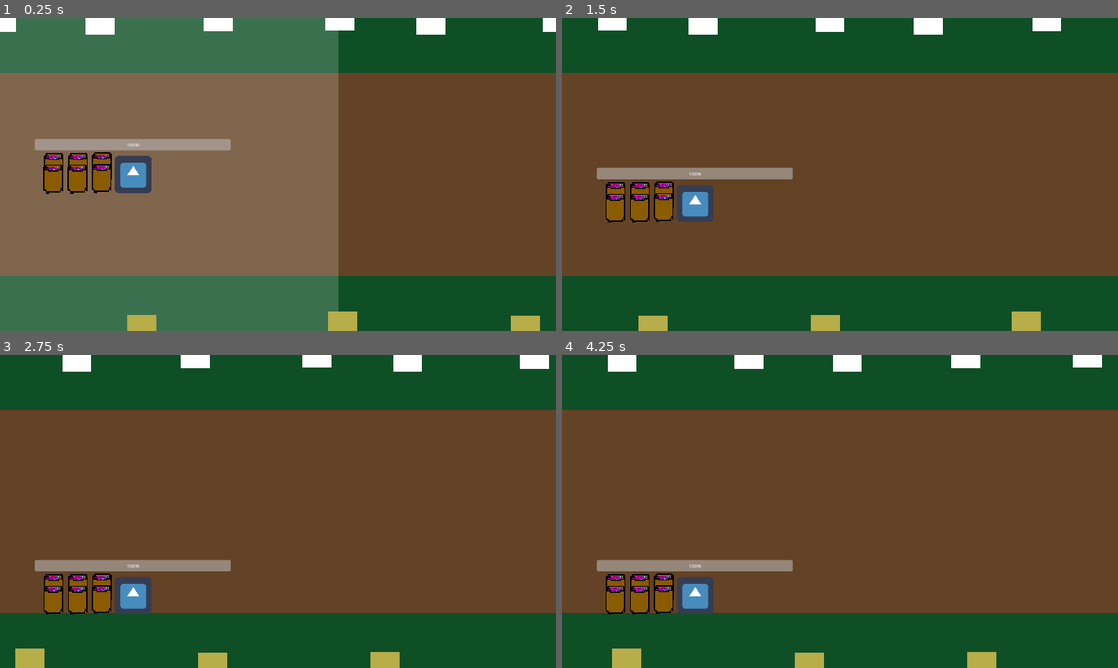
Above: before the commit, frames 1-4 (two rows, left to right).
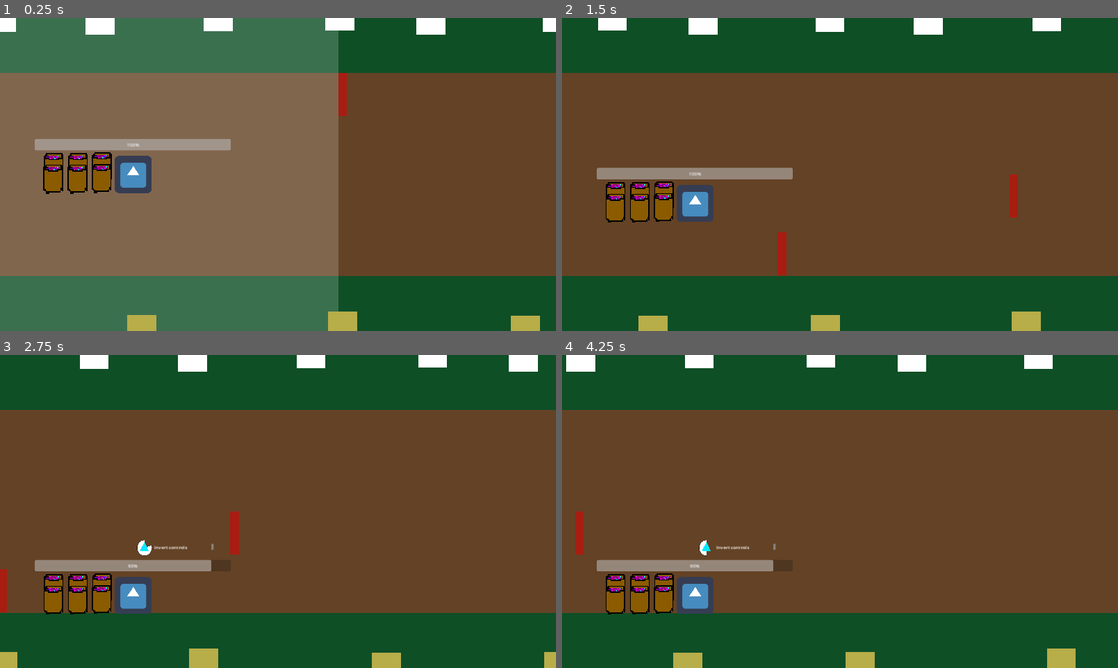
Above: after the commit, the same moments.

Repository: hsandt/ld53
Game: Godot game, scene res://scenes/first_scene.tscn
Two runs of this game, one before a commit and one after it. Both use one fixed random seed, a clock stepped at 60 frames per second and the inputs below. The engine's default icon, where the game draws it, is replaced by a stand-in: a white triangle on a blue panel in a dark square.
Inputs (mouse positions are in pixels of both pictures, inside the frame that each line leads up to):
- Up to frame 1 (0.25 s): no input
- Up to frame 2 (1.5 s): tap Enter (ui_accept) at 0.5, 0.77 s; move the mouse to (962, 158) at 0.52 s; hold Right (ui_right) 0.53-1.28 s; hold M (app_next_resolution) 0.53-1.28 s; click (962, 158) at 0.67 s; move the mouse to (728, 190) at 1.27 s; hold S (down) from 1.28 s (still down); tap N (app_prev_resolution) at 1.35 s
- Up to frame 3 (2.75 s): tap Enter (ui_accept) at 1.52 s; move the mouse to (333, 442) at 2.02 s; release S (down) at 2.03 s; hold Right (ui_right) from 2.03 s (still down); hold M (app_next_resolution) from 2.03 s (still down)
- Up to frame 4 (4.25 s): move the mouse to (812, 574) at 2.77 s; release Right (ui_right) at 2.78 s; release M (app_next_resolution) at 2.78 s; hold Up (ui_up) 2.78-3.53 s; tap N (app_prev_resolution) at 2.85 s; click (812, 574) at 2.92 s; tap Enter (ui_accept) at 3.02, 3.77 s; move the mouse to (1006, 558) at 3.52 s; hold Left (ui_left) from 3.53 s (still down); hold M (app_next_resolution) from 3.53 s (still down)

The runs differ from the first frame. In frame 1, 0.2% of the frame differs, in the area x 60-63%, y 17-32%; in frame 2, 0.4%; in frame 3, 2.7%; in frame 4, 4.6%, in the area x 0-98%, y 0-100%.

Commit message:
[Level Design] part 1/3

Diff:
--- a/prefabs/ingame/level_blocks/1) easy/e_1_1_var.tscn
+++ b/prefabs/ingame/level_blocks/1) easy/e_1_1_var.tscn
@@ -9,4 +9,4 @@
 position = Vector2(0, -400)
 
 [node name="obstacle_small2" parent="." instance=ExtResource("1_bi7kj")]
-position = Vector2(800, -200)
+position = Vector2(850, -200)
--- /dev/null
+++ b/prefabs/ingame/level_blocks/1) easy/e_2_1_var.tscn
@@ -0,0 +1,11 @@
+[gd_scene load_steps=3 format=3 uid="uid://ci874aejm7k0d"]
+
+[ext_resource type="PackedScene" uid="uid://b4r6q2xh20e8w" path="res://prefabs/ingame/obstacle_small.tscn" id="1_4mtdb"]
+[ext_resource type="PackedScene" uid="uid://clbkj8klm4my3" path="res://prefabs/ingame/obstacle_big.tscn" id="2_jtu6o"]
+
+[node name="E2_1_VAR" type="Area2D"]
+
+[node name="obstacle_small" parent="." instance=ExtResource("1_4mtdb")]
+position = Vector2(0, 0)
+
+[node name="obstacle_big" parent="." instance=ExtResource("2_jtu6o")]
--- /dev/null
+++ b/prefabs/ingame/level_blocks/1) easy/e_2_2_var.tscn
@@ -0,0 +1,11 @@
+[gd_scene load_steps=2 format=3 uid="uid://cun8a07itx3u0"]
+
+[ext_resource type="PackedScene" uid="uid://b4r6q2xh20e8w" path="res://prefabs/ingame/obstacle_small.tscn" id="1_q2mp1"]
+
+[node name="E2_2_VAR" type="Area2D"]
+
+[node name="obstacle_small" parent="." instance=ExtResource("1_q2mp1")]
+position = Vector2(0, 0)
+
+[node name="obstacle_small2" parent="." instance=ExtResource("1_q2mp1")]
+position = Vector2(750, 100)
--- a/prefabs/ingame/level_blocks/2) medium/m_2_1.tscn
+++ b/prefabs/ingame/level_blocks/2) medium/m_2_1.tscn
@@ -8,4 +8,4 @@
 position = Vector2(0, 0)
 
 [node name="obstacle_medium2" parent="." instance=ExtResource("1_cvp61")]
-position = Vector2(385, -150)
+position = Vector2(850, -150)
--- a/prefabs/ingame/level_blocks/2) medium/m_2_2.tscn
+++ b/prefabs/ingame/level_blocks/2) medium/m_2_2.tscn
@@ -8,4 +8,4 @@
 position = Vector2(0, 0)
 
 [node name="obstacle_medium2" parent="." instance=ExtResource("1_n6gxs")]
-position = Vector2(320, -150)
+position = Vector2(800, -150)
--- /dev/null
+++ b/prefabs/ingame/level_blocks/2) medium/m_2_2_var.tscn
@@ -0,0 +1,11 @@
+[gd_scene load_steps=2 format=3 uid="uid://bnu83ry4mx0jt"]
+
+[ext_resource type="PackedScene" uid="uid://ybj4svsavf4f" path="res://prefabs/ingame/obstacle_medium.tscn" id="1_v5ua2"]
+
+[node name="M2_2" type="Area2D"]
+
+[node name="obstacle_medium" parent="." instance=ExtResource("1_v5ua2")]
+position = Vector2(0, 0)
+
+[node name="obstacle_medium2" parent="." instance=ExtResource("1_v5ua2")]
+position = Vector2(800, 150)
--- a/prefabs/ingame/level_blocks/2) medium/m_2_3.tscn
+++ b/prefabs/ingame/level_blocks/2) medium/m_2_3.tscn
@@ -8,4 +8,4 @@
 position = Vector2(0, 0)
 
 [node name="obstacle_medium2" parent="." instance=ExtResource("1_kbt1o")]
-position = Vector2(255, -150)
+position = Vector2(750, -150)
--- a/prefabs/ingame/map_1.tscn
+++ b/prefabs/ingame/map_1.tscn
@@ -1,9 +1,27 @@
-[gd_scene load_steps=5 format=3 uid="uid://dcqumcm4vc2x"]
+[gd_scene load_steps=23 format=3 uid="uid://dcqumcm4vc2x"]
 
 [ext_resource type="PackedScene" uid="uid://exsj7aotf4aj" path="res://prefabs/ingame/map_base.tscn" id="1_p1joc"]
 [ext_resource type="PackedScene" uid="uid://clbkj8klm4my3" path="res://prefabs/ingame/obstacle_big.tscn" id="2_dcore"]
 [ext_resource type="PackedScene" uid="uid://b4r6q2xh20e8w" path="res://prefabs/ingame/obstacle_small.tscn" id="4_5y8ev"]
 [ext_resource type="Texture2D" uid="uid://d0vvv3dcec8mu" path="res://sprites/white_square_1x1.png" id="5_1yeif"]
+[ext_resource type="PackedScene" uid="uid://cjmimsrn51sr8" path="res://prefabs/ingame/level_blocks/1) easy/e_1_1_var.tscn" id="5_bhy6y"]
+[ext_resource type="PackedScene" uid="uid://bpcuwiruykld3" path="res://prefabs/ingame/level_blocks/1) easy/e_1_1.tscn" id="5_f7h4w"]
+[ext_resource type="PackedScene" uid="uid://bgtkp6bs34ao7" path="res://prefabs/ingame/level_blocks/1) easy/e_1_2.tscn" id="6_56say"]
+[ext_resource type="PackedScene" uid="uid://dchtoexaksq4s" path="res://prefabs/ingame/level_blocks/1) easy/e_1_2_var.tscn" id="7_qi00t"]
+[ext_resource type="PackedScene" uid="uid://dipkqxjn04ah3" path="res://prefabs/ingame/level_blocks/1) easy/e_1_3.tscn" id="8_i8xfp"]
+[ext_resource type="PackedScene" uid="uid://cc20pbugg1vaw" path="res://prefabs/ingame/level_blocks/1) easy/e_2_1.tscn" id="10_cowm4"]
+[ext_resource type="PackedScene" uid="uid://ybj4svsavf4f" path="res://prefabs/ingame/obstacle_medium.tscn" id="10_g1swe"]
+[ext_resource type="PackedScene" uid="uid://ci874aejm7k0d" path="res://prefabs/ingame/level_blocks/1) easy/e_2_1_var.tscn" id="12_se68t"]
+[ext_resource type="PackedScene" uid="uid://cun8a07itx3u0" path="res://prefabs/ingame/level_blocks/1) easy/e_2_2_var.tscn" id="13_if1vo"]
+[ext_resource type="PackedScene" uid="uid://b70th2w0dukt3" path="res://prefabs/ingame/level_blocks/2) medium/m_1_1.tscn" id="14_cms0k"]
+[ext_resource type="PackedScene" uid="uid://b745r1xhpd7vj" path="res://prefabs/ingame/level_blocks/2) medium/m_1_2.tscn" id="15_ajk4g"]
+[ext_resource type="PackedScene" uid="uid://xntlf174d640" path="res://prefabs/ingame/level_blocks/2) medium/m_1_1_var.tscn" id="15_obilj"]
+[ext_resource type="PackedScene" uid="uid://dor2pkjhb1p7m" path="res://prefabs/ingame/level_blocks/2) medium/m_1_2_var.tscn" id="17_hu2xa"]
+[ext_resource type="PackedScene" uid="uid://b6ccfxn6p388r" path="res://prefabs/ingame/level_blocks/2) medium/m_3_3.tscn" id="18_tq32t"]
+[ext_resource type="PackedScene" uid="uid://dl61ra54w0xol" path="res://prefabs/ingame/level_blocks/1) easy/e_2_3.tscn" id="19_tldqm"]
+[ext_resource type="PackedScene" uid="uid://bd6lf1v27urol" path="res://prefabs/ingame/level_blocks/taunter.tscn" id="19_uca22"]
+[ext_resource type="PackedScene" uid="uid://cgycsjw2bp36y" path="res://prefabs/ingame/level_blocks/2) medium/m_2_2.tscn" id="21_42i8i"]
+[ext_resource type="PackedScene" uid="uid://bnu83ry4mx0jt" path="res://prefabs/ingame/level_blocks/2) medium/m_2_2_var.tscn" id="22_3hqkh"]
 
 [node name="Map1" instance=ExtResource("1_p1joc")]
 
@@ -43,6 +61,123 @@
 
 [node name="indicator_30sec8" parent="Obstacles/LevelArea_Part1/PACING" index="10" instance=ExtResource("4_5y8ev")]
 position = Vector2(240000, -450)
+
+[node name="obstacle_small" parent="Obstacles/LevelArea_Part1" index="1" instance=ExtResource("4_5y8ev")]
+position = Vector2(973, -275)
+
+[node name="E1_1" parent="Obstacles/LevelArea_Part1" index="2" instance=ExtResource("5_f7h4w")]
+position = Vector2(1800, 275)
+
+[node name="E1_1_VAR" parent="Obstacles/LevelArea_Part1" index="3" instance=ExtResource("5_bhy6y")]
+position = Vector2(5000, 335)
+
+[node name="obstacle_small2" parent="Obstacles/LevelArea_Part1" index="4" instance=ExtResource("4_5y8ev")]
+position = Vector2(7450, -280)
+
+[node name="E1_2" parent="Obstacles/LevelArea_Part1" index="5" instance=ExtResource("6_56say")]
+position = Vector2(7665, 225)
+
+[node name="E1_2_VAR" parent="Obstacles/LevelArea_Part1" index="6" instance=ExtResource("7_qi00t")]
+position = Vector2(9300, -15)
+
+[node name="obstacle_medium2" parent="Obstacles/LevelArea_Part1" index="7" instance=ExtResource("10_g1swe")]
+position = Vector2(11314, 8)
+
+[node name="E1_3" parent="Obstacles/LevelArea_Part1" index="8" instance=ExtResource("5_f7h4w")]
+position = Vector2(13200, 0)
+
+[node name="E1_1_VAR2" parent="Obstacles/LevelArea_Part1" index="9" instance=ExtResource("5_bhy6y")]
+position = Vector2(15400, 478)
+
+[node name="E1_4" parent="Obstacles/LevelArea_Part1" index="10" instance=ExtResource("5_f7h4w")]
+position = Vector2(17500, 0)
+
+[node name="E1_5" parent="Obstacles/LevelArea_Part1" index="11" instance=ExtResource("8_i8xfp")]
+position = Vector2(19100, 250)
+
+[node name="obstacle_medium" parent="Obstacles/LevelArea_Part1" index="12" instance=ExtResource("10_g1swe")]
+position = Vector2(21400, -250)
+
+[node name="obstacle_big" parent="Obstacles/LevelArea_Part1" index="13" instance=ExtResource("2_dcore")]
+position = Vector2(30000, 0)
+
+[node name="E2_1" parent="Obstacles/LevelArea_Part1" index="14" instance=ExtResource("10_cowm4")]
+position = Vector2(22489, 0)
+
+[node name="E2_1_VAR" parent="Obstacles/LevelArea_Part1" index="15" instance=ExtResource("12_se68t")]
+position = Vector2(23766, 270)
+
+[node name="E2_2_VAR" parent="Obstacles/LevelArea_Part1" index="16" instance=ExtResource("13_if1vo")]
+position = Vector2(26196, -275)
+
+[node name="M1_1" parent="Obstacles/LevelArea_Part1" index="17" instance=ExtResource("14_cms0k")]
+position = Vector2(31829, 250)
+
+[node name="M1_1_VAR" parent="Obstacles/LevelArea_Part1" index="18" instance=ExtResource("15_obilj")]
+position = Vector2(33781, 154)
+
+[node name="obstacle_big2" parent="Obstacles/LevelArea_Part1" index="19" instance=ExtResource("2_dcore")]
+position = Vector2(37200, 125)
+
+[node name="M1_2" parent="Obstacles/LevelArea_Part1" index="20" instance=ExtResource("15_ajk4g")]
+position = Vector2(40956, 234)
+
+[node name="obstacle_small3" parent="Obstacles/LevelArea_Part1" index="21" instance=ExtResource("4_5y8ev")]
+position = Vector2(39000, -225)
+
+[node name="obstacle_small4" parent="Obstacles/LevelArea_Part1" index="22" instance=ExtResource("4_5y8ev")]
+position = Vector2(39300, -85)
+
+[node name="M1_2_VAR" parent="Obstacles/LevelArea_Part1" index="23" instance=ExtResource("17_hu2xa")]
+position = Vector2(43562, -8)
+
+[node name="obstacle_small5" parent="Obstacles/LevelArea_Part1" index="24" instance=ExtResource("4_5y8ev")]
+position = Vector2(46520, -266)
+
+[node name="obstacle_small6" parent="Obstacles/LevelArea_Part1" index="25" instance=ExtResource("4_5y8ev")]
+position = Vector2(48424, 264)
+
+[node name="obstacle_big3" parent="Obstacles/LevelArea_Part1" index="26" instance=ExtResource("2_dcore")]
+position = Vector2(53291, -6)
+
+[node name="obstacle_small7" parent="Obstacles/LevelArea_Part1" index="27" instance=ExtResource("4_5y8ev")]
+position = Vector2(54095, 263)
+
+[node name="M3_3" parent="Obstacles/LevelArea_Part1" index="28" instance=ExtResource("18_tq32t")]
+position = Vector2(60009, 0)
+
+[node name="E1_6" parent="Obstacles/LevelArea_Part1" index="29" instance=ExtResource("5_f7h4w")]
+position = Vector2(64749, 200)
+
+[node name="taunter" parent="Obstacles/LevelArea_Part1" index="30" instance=ExtResource("19_uca22")]
+position = Vector2(68121, -202)
+
+[node name="obstacle_big4" parent="Obstacles/LevelArea_Part1" index="31" instance=ExtResource("2_dcore")]
+position = Vector2(70500, 152)
+
+[node name="E2_3" parent="Obstacles/LevelArea_Part1" index="32" instance=ExtResource("19_tldqm")]
+position = Vector2(73000, 225)
+
+[node name="obstacle_big5" parent="Obstacles/LevelArea_Part1" index="33" instance=ExtResource("2_dcore")]
+position = Vector2(75309, 149)
+
+[node name="E2_2_VAR2" parent="Obstacles/LevelArea_Part1" index="34" instance=ExtResource("13_if1vo")]
+position = Vector2(76600, -265)
+
+[node name="E1_2_VAR3" parent="Obstacles/LevelArea_Part1" index="35" instance=ExtResource("7_qi00t")]
+position = Vector2(78482, 0)
+
+[node name="obstacle_big6" parent="Obstacles/LevelArea_Part1" index="36" instance=ExtResource("2_dcore")]
+position = Vector2(79844, 0)
+
+[node name="E1_2_VAR2" parent="Obstacles/LevelArea_Part1" index="37" instance=ExtResource("7_qi00t")]
+position = Vector2(82030, 0)
+
+[node name="M2_2" parent="Obstacles/LevelArea_Part1" index="38" instance=ExtResource("21_42i8i")]
+position = Vector2(83469, 86)
+
+[node name="M2_3" parent="Obstacles/LevelArea_Part1" index="39" instance=ExtResource("22_3hqkh")]
+position = Vector2(86000, 0)
 
 [node name="Floor Full" type="Sprite2D" parent="ParallaxBackground/ParallaxLayer Floor/Offset" index="0"]
 modulate = Color(0.054902, 0.309804, 0.14902, 1)
Not shown: 1 places in scenes/first_scene.tscn that only renumber resources
